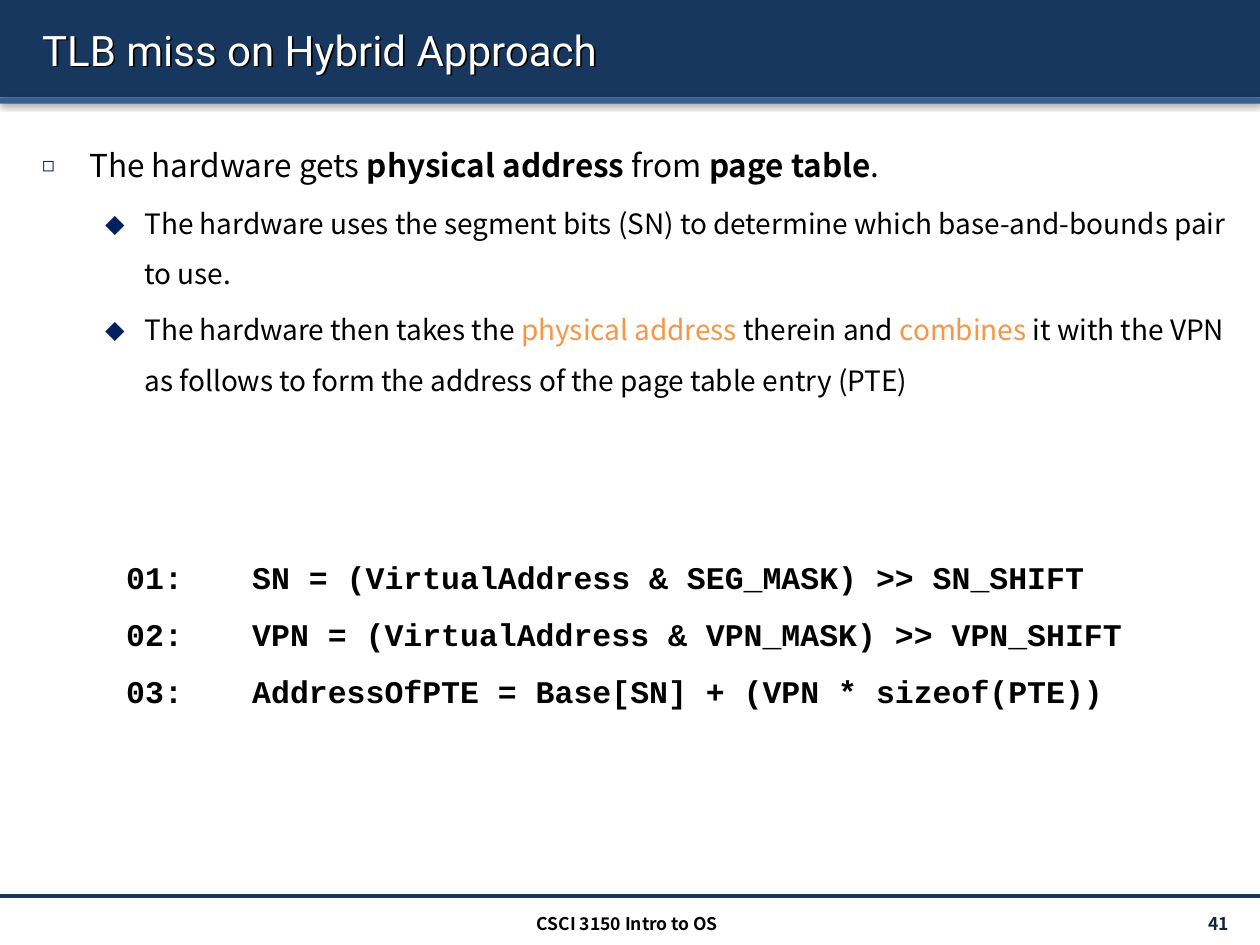
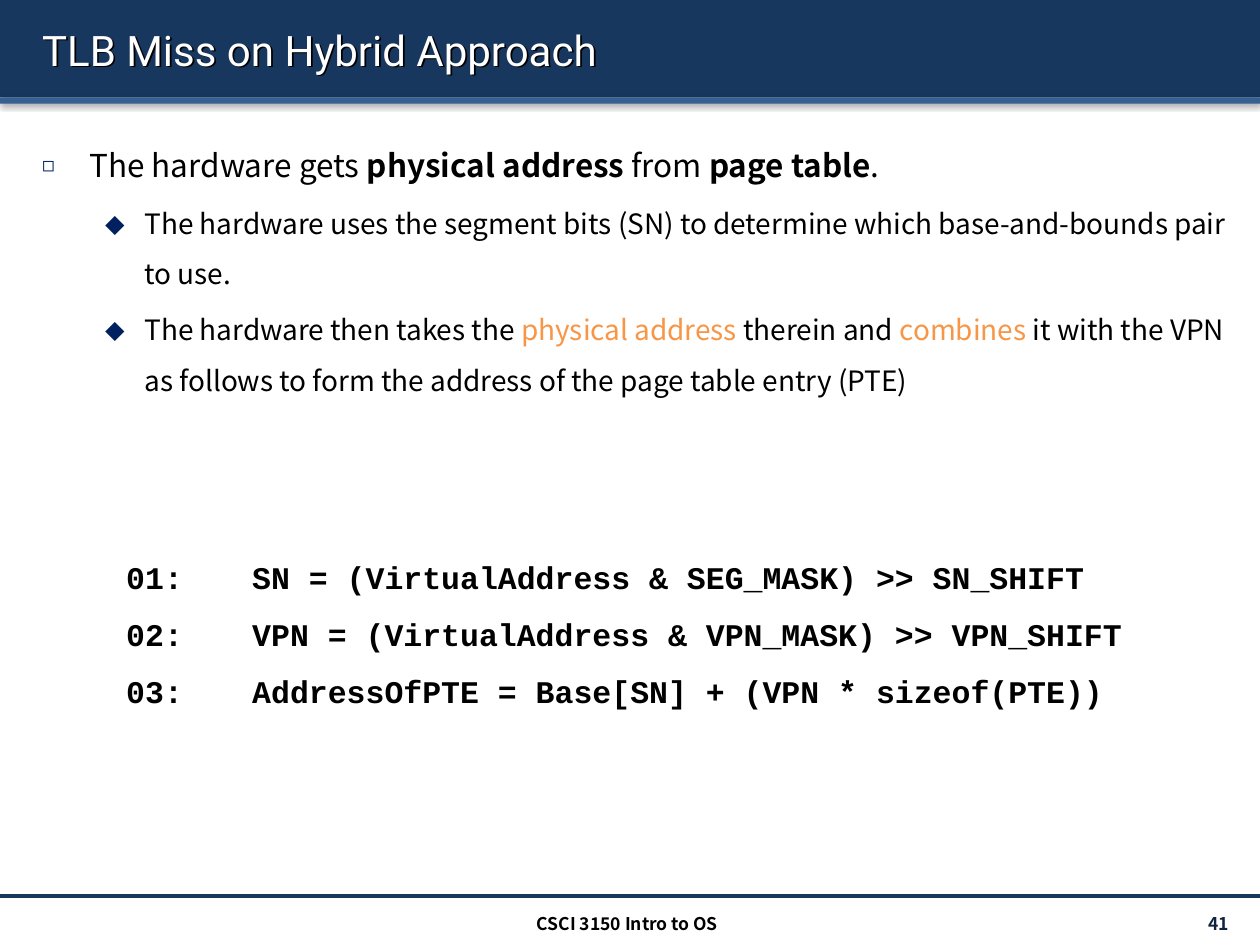
Before and after one commit to Marcusleeleelee/CSCI3150, a slide deck: slide 41 of lectures/lec11_paging.pptx. Drawn at 1260x945 pixels with LibreOffice and Linux fonts; fonts in the diff are those of the drawing. Boxes give left, top, right and bottom in pixels: in the first picture for what was removed or moved away, otherwise in the second. Text is boxed around its words. In the diff, an @@ line names an element or a change of style, - is before the commit and + after.

Commit message:
fixed minor things

```diff
--- a/lectures/lec11_paging.pptx
+++ b/lectures/lec11_paging.pptx
@@ title at (x1=42, y1=34, x2=596, y2=76): text changed @@
-TLB miss on Hybrid Approach
+TLB Miss on Hybrid Approach
```
Also in this commit, not shown: 2 other slides changed.
